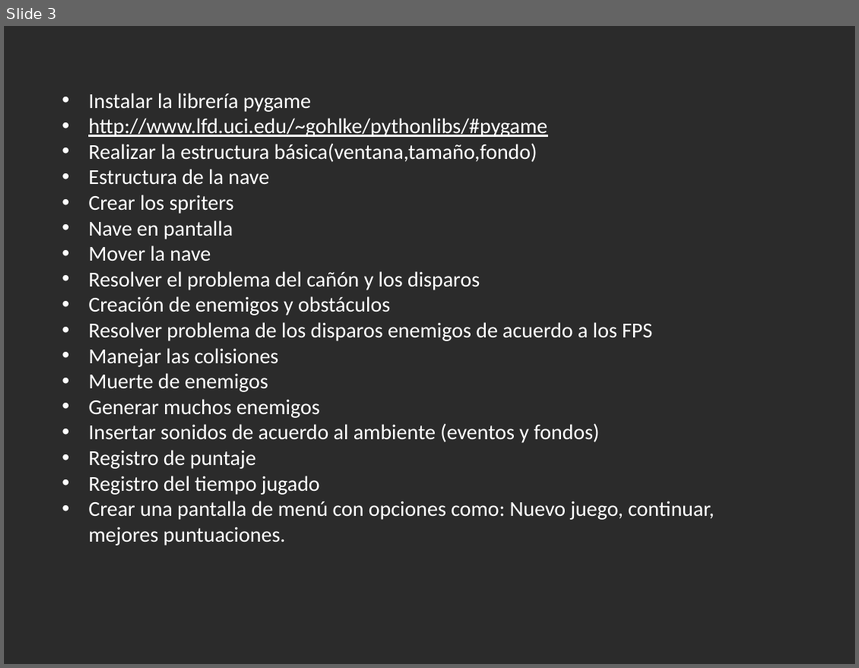
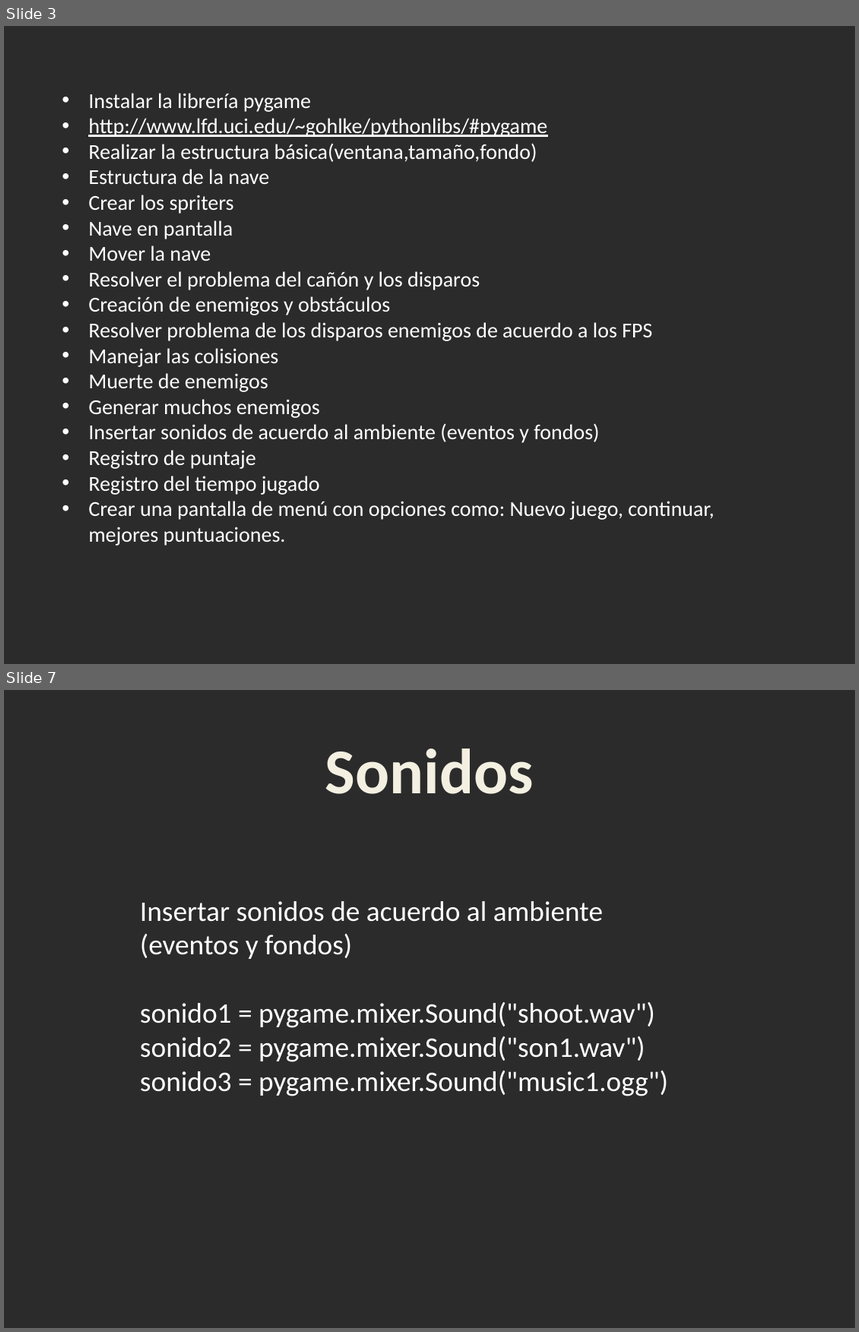
Before and after one commit to marionunezepn/Proyecto_final, a slide deck: Presentacion_avance.pptx. Shown one above the other, each under a label of ours: slide 3 before the commit, slides 3 and 7 after it; the slides between them are not shown. The pictures are 859x668 and 859x1332 pixels, drawn with LibreOffice and Linux fonts; fonts in the diff are those of the drawing; background and template pictures are left out; a plain dark background stands for a picture behind light text. Boxes give left, top, right and bottom in pixels: in the first picture for what was removed or moved away, otherwise in the second. Text is boxed around its words. In the diff, an @@ line names an element or a change of style, - is before the commit and + after.

```diff
--- a/Presentacion_avance.pptx
+++ b/Presentacion_avance.pptx
@@ slide 7 added at bbox=[4, 690, 855, 1328], background picture (left out) @@
@@ text added at bbox=[325, 749, 534, 794], 54 pt, text #F4F1E3, bold @@
+Sonidos
@@ text added at bbox=[140, 901, 668, 1097], 24 pt, text #FFFFFF @@
+Insertar sonidos de acuerdo al ambiente (eventos y fondos)
+sonido1 = pygame.mixer.Sound("shoot.wav")
+sonido2 = pygame.mixer.Sound("son1.wav")
+sonido3 = pygame.mixer.Sound("music1.ogg")
```
Also in this commit, not shown: 3 other slides added.
